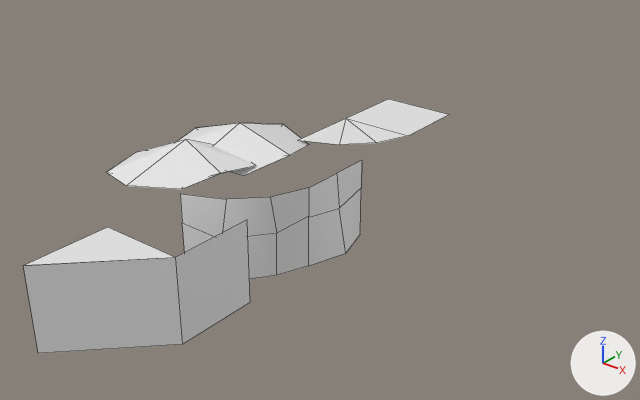
The Blender file Assets/Models/tileset.blend as it was, and as the next commit left it.
Both versions are drawn from a 50 mm lens placed at (6.19, -6.41, 5.19), pointed at (-0.37, 1.79, 0.1). Arrows for +X, +Y and +Z are at lower right; the lights stay in place. Mesh edges are drawn as thin lines.

The older version as bpy lines, for what is in view:
```python
me_cube_004 = bpy.data.meshes.new('Cube.004')
me_cube_004.from_pydata(...)  # 10 vertices, 12 faces; spans x -0.8..0.8, y -0.8..0.8, z 0.7..1.27
me_cube_005 = bpy.data.meshes.new('Cube.005')
me_cube_005.from_pydata(...)  # 10 vertices, 8 faces; spans x -0.795..0.631, y -0.64..0.796, z 0.754..1.264
me_cube_008 = bpy.data.meshes.new('Cube.008')
me_cube_008.from_pydata([(-0.5, -0.5, 1.0), (-0.5, 0.5, 1.0), (0.5, 0.5, 1.0)], [], [(2, 1, 0)])
ob_clifftop_tri = bpy.data.objects.new('clifftop_tri', me_cube_008)
ob_clifftop_tri.location = (0.0, -2.0, 0.0)
ob_treetop = bpy.data.objects.new('treetop', me_cube_004)
ob_treetop.location = (-1.0, 1.0, 0.0)
ob_treetop_001 = bpy.data.objects.new('treetop.001', me_cube_005)
ob_treetop_001.location = (-1.0, 0.0, 0.0)
# also in view: 'clifftop_cruve' at (0.0, 2.0, 1.0); 'Cube' at (0.0, 0.0, 0.5); 'block' at (0.0, 3.0, 1.0); 'Cube.001' at (0.57, 1.0, 0.5); 'Cube.004' at (0.5, -1.0, 0.5)
```
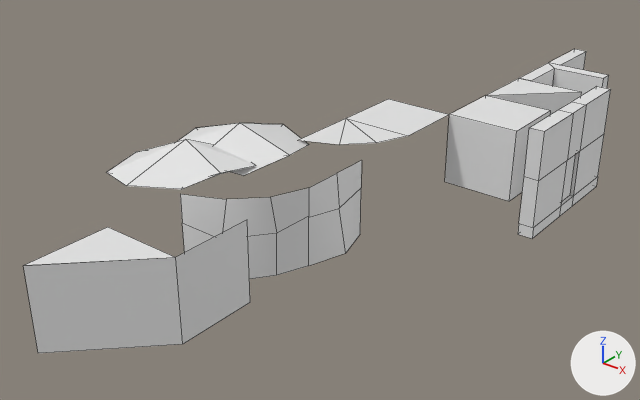
The newer file is also turned or shifted as a whole; pictures and numbers use the older file's frame.

Where the change shows, as pixel boxes [x1, y1, x2, y2] in the pictures (640 x 400 px):
```json
{"object": "smalldoor_frame", "change": "added", "after": [518, 86, 611, 239]}
{"object": "dungeonb", "change": "added", "after": [445, 95, 551, 201]}
{"object": "dungeonb.001", "change": "added", "after": [487, 78, 581, 115]}
{"object": "dungeonb.002", "change": "added", "after": [520, 63, 609, 96]}
{"object": "dungeonb.003", "change": "added", "after": [549, 49, 586, 70]}
{"object": "smalldoor", "change": "added", "after": [562, 154, 576, 201]}
```

The change, as JSON lines over the scene's bpy script:
```json
{"op": "add", "block": "me_cube_009", "code": ["me_cube_009 = bpy.data.meshes.new('Cube.009')", "me_cube_009.from_pydata(...)  # a box spanning x -0.5..0.5, y -0.5..0.5, z 0.0..1.0"]}
{"op": "add", "block": "me_cube_010", "code": ["me_cube_010 = bpy.data.meshes.new('Cube.010')", "me_cube_010.from_pydata([(-0.5, 0.5, 0.0), (-0.5, -0.5, 0.0), (-0.5, -0.5, 1.0), (-0.5, 0.5, 1.0), (0.5, 0.5, 0.0), (0.5, 0.5, 1.0)], [], [(4, 5, 2, 1), (0, 4, 1), (5, 3, 2), (1, 2, 3, 0), (0, 3, 5, 4)])"]}
{"op": "add", "block": "me_cube_011", "code": ["me_cube_011 = bpy.data.meshes.new('Cube.011')", "me_cube_011.from_pydata([(-0.5, 0.5, 0.0), (-0.5, -0.5, 0.0), (-0.3, -0.5, 0.0), (-0.3, -0.5, 1.0), (-0.5, -0.5, 1.0), (-0.3, 0.3, 1.0), (0.5, 0.5, 0.0), (-0.3, 0.3, 0.0), (0.5, 0.5, 1.0), (-0.5, 0.5, 1.0), (0.5, 0.3, 0.0), (0.5, 0.3, 1.0)], [], [(7, 5, 3, 2), (0, 7, 2, 1), (5, 9, 4, 3), (2, 3, 4, 1), (1, 4, 9, 0), (10, 11, 5, 7), (6, 10, 7, 0), (11, 8, 9, 5), (0, 9, 8, 6), (6, 8, 11, 10)])"]}
{"op": "add", "block": "me_cube_013", "code": ["me_cube_013 = bpy.data.meshes.new('Cube.013')", "me_cube_013.from_pydata(...)  # a box spanning x -0.5..-0.3, y -0.5..0.5, z 0.0..1.0"]}
{"op": "add", "block": "me_cube_012", "code": ["me_cube_012 = bpy.data.meshes.new('Cube.012')", "me_cube_012.from_pydata(...)  # 32 vertices, 32 faces; spans x -0.1..0.1, y -1.0..1.0, z -0.16..1.3"]}
{"op": "add", "block": "me_cube_014", "code": ["me_cube_014 = bpy.data.meshes.new('Cube.014')", "me_cube_014.from_pydata(...)  # a box spanning x -0.05..0.05, y 0.003..0.39, z -0.42..0.234"]}
{"op": "add", "block": "ob_dungeonb", "code": ["ob_dungeonb = bpy.data.objects.new('dungeonb', me_cube_009)", "ob_dungeonb.location = (1.0, 4.0, 0.0)"]}
{"op": "add", "block": "ob_dungeonb_001", "code": ["ob_dungeonb_001 = bpy.data.objects.new('dungeonb.001', me_cube_010)", "ob_dungeonb_001.location = (1.0, 5.0, 0.0)"]}
{"op": "add", "block": "ob_dungeonb_002", "code": ["ob_dungeonb_002 = bpy.data.objects.new('dungeonb.002', me_cube_011)", "ob_dungeonb_002.location = (1.0, 6.0, 0.0)"]}
{"op": "add", "block": "ob_dungeonb_003", "code": ["ob_dungeonb_003 = bpy.data.objects.new('dungeonb.003', me_cube_013)", "ob_dungeonb_003.location = (1.0, 7.0, 0.0)"]}
{"op": "add", "block": "ob_smalldoor_frame", "code": ["ob_smalldoor_frame = bpy.data.objects.new('smalldoor_frame', me_cube_012)", "ob_smalldoor_frame.location = (2.0, 4.0, 0.0)"]}
{"op": "add", "block": "ob_smalldoor", "code": ["ob_smalldoor = bpy.data.objects.new('smalldoor', me_cube_014)", "ob_smalldoor.location = (2.0, 3.8, 0.42)"]}
```
